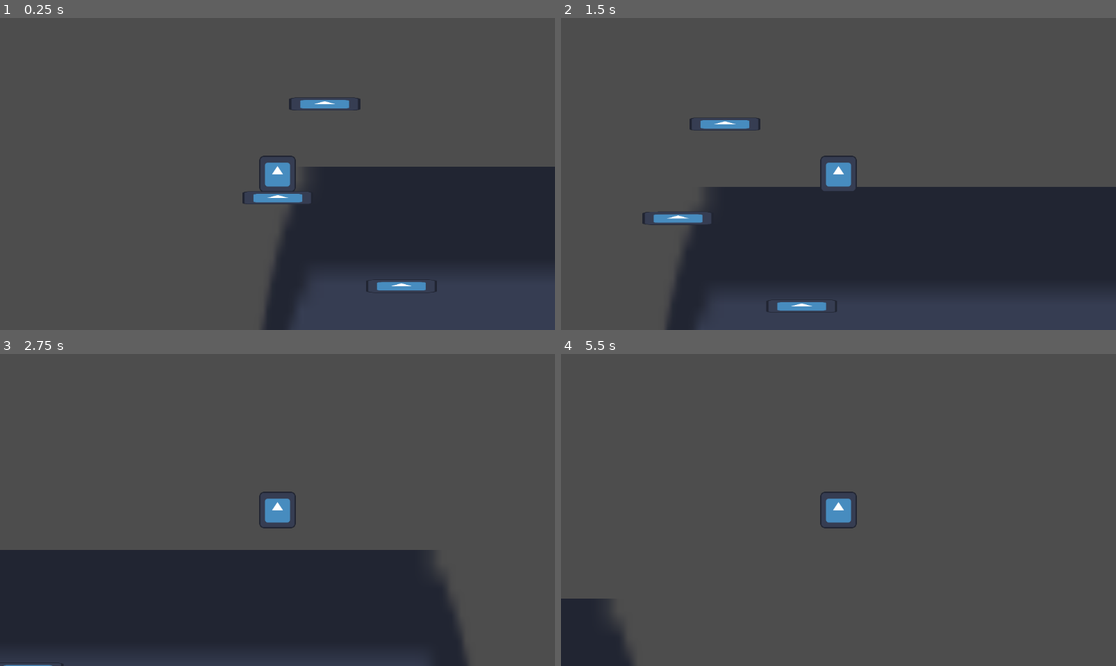
Above: before the commit, frames 1-4 (two rows, left to right).
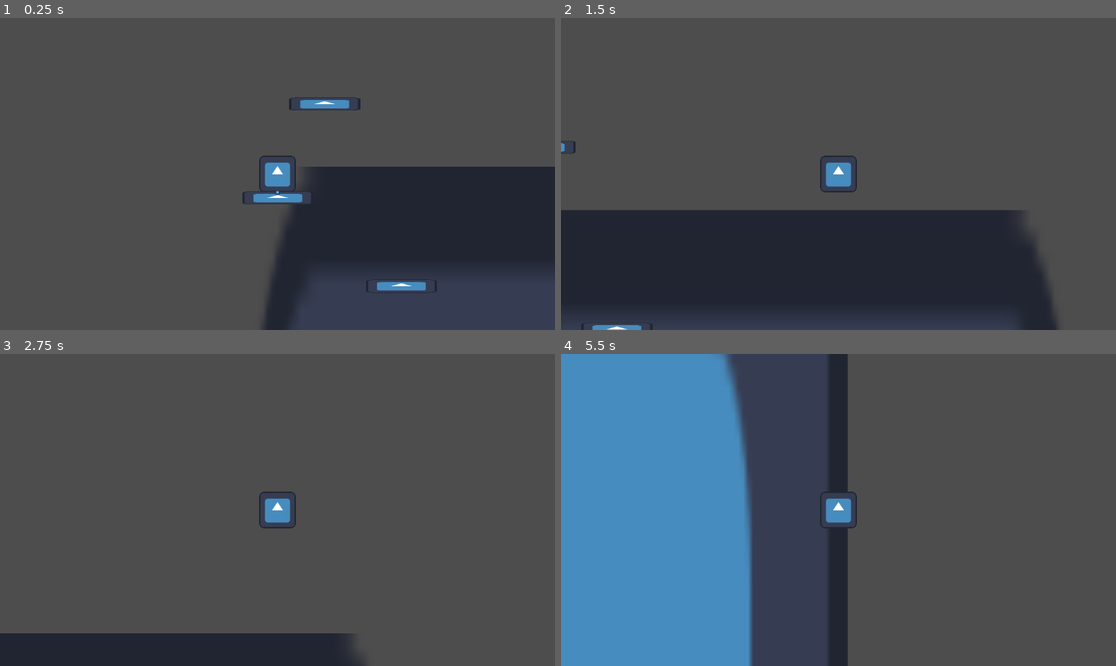
Above: after the commit, the same moments.

Repository: Eagleast/No_platform_the_game
Game: Godot game, scene res://Scenes/jumper_scene.tscn
Same seed, same stepped clock (60 frames per second), same inputs: the game is played once before the commit and once after it. The engine's default icon, where the game draws it, is replaced by a stand-in: a white triangle on a blue panel in a dark square.
Inputs (mouse positions are in pixels of both pictures, inside the frame that each line leads up to):
- Up to frame 1 (0.25 s): no input
- Up to frame 2 (1.5 s): tap Enter at 0.5 s; move the mouse to (960, 158) at 0.52 s; tap Space (jump) at 0.6, 0.77, 1.07, 1.35 s; move the mouse to (727, 189) at 1.27 s
- Up to frame 3 (2.75 s): tap Space (jump) at 1.52, 1.82, 2.1 s; move the mouse to (333, 441) at 2.02 s
- Up to frame 4 (5.5 s): move the mouse to (810, 572) at 2.77 s; tap Space (jump) at 2.85, 3.02, 3.32, 3.6, 3.77, 4.07, 4.35, 4.52, 4.82, 5.1 s; move the mouse to (1005, 556) at 3.52 s; move the mouse to (672, 463) at 4.27 s; move the mouse to (866, 510) at 5.02 s

The runs differ from the first frame. In frame 1, less than 0.1% of the frame differs, in the area x 49-51%, y 55-57%; in frame 2, 20%; in frame 3, 24%; in frame 4, 37%, in the area x 0-52%, y 0-100%.

Commit message:
ca marche pas de ouf
j'ai essayer de rajouter un marker pour commencer a debugger le fait que quand on saute ca va pas totalement dans la bonne direction mais je galere avec. J'ai aussi commencé  a reimplementer le fait que les platform ai un impulse opposé quand je saute.

Diff:
--- /dev/null
+++ b/Scenes/debug_marker.tscn
@@ -0,0 +1,11 @@
+[gd_scene load_steps=3 format=3 uid="uid://cjbn82ei1uxwk"]
+
+[ext_resource type="Script" path="res://Scripts/Marker2D.gd" id="1_bf3pl"]
+[ext_resource type="Texture2D" uid="uid://brtt04gm73rop" path="res://icon.svg" id="2_vgkul"]
+
+[node name="Marker2D" type="Marker2D"]
+script = ExtResource("1_bf3pl")
+
+[node name="Sprite2D" type="Sprite2D" parent="."]
+scale = Vector2(0.125, 0.113281)
+texture = ExtResource("2_vgkul")
--- a/Scenes/jumper_scene.tscn
+++ b/Scenes/jumper_scene.tscn
@@ -1,8 +1,9 @@
-[gd_scene load_steps=4 format=3 uid="uid://poglodaq8dc7"]
+[gd_scene load_steps=5 format=3 uid="uid://poglodaq8dc7"]
 
 [ext_resource type="PackedScene" uid="uid://dvr0nl20r1wci" path="res://Scenes/jumper.tscn" id="1_csb1s"]
 [ext_resource type="Texture2D" uid="uid://brtt04gm73rop" path="res://icon.svg" id="1_jxg68"]
 [ext_resource type="PackedScene" uid="uid://c1j1gype5kvjh" path="res://Scenes/platform_movable.tscn" id="3_nln7u"]
+[ext_resource type="PackedScene" uid="uid://cjbn82ei1uxwk" path="res://Scenes/debug_marker.tscn" id="4_wtgdy"]
 
 [node name="jumper_scene" type="Node2D"]
 
@@ -21,3 +22,5 @@
 
 [node name="sol3" parent="." instance=ExtResource("3_nln7u")]
 position = Vector2(166, -311)
+
+[node name="Marker2D" parent="." instance=ExtResource("4_wtgdy")]
--- /dev/null
+++ b/Scripts/Marker2D.gd
@@ -0,0 +1,13 @@
+extends Marker2D
+
+
+# Called when the node enters the scene tree for the first time.
+func _ready():
+	pass # Replace with function body.
+
+
+# Called every frame. 'delta' is the elapsed time since the previous frame.
+func _process(delta):
+	pass
+func update_pos(pos):
+	position = pos
--- a/Scripts/jumper.gd
+++ b/Scripts/jumper.gd
@@ -8,6 +8,7 @@
 var tr_ci_collider_to_ball = Transform2D()
 var jumping = false
 @onready var timer = $Timer
+@onready var marker_2d = $"../Marker2D"
 
 # Get the gravity from the project settings to be synced with RigidBody nodes.
 var gravity = ProjectSettings.get_setting("physics/2d/default_gravity")
@@ -21,8 +22,8 @@
 	set_use_custom_integrator(false)
 
 func _process(delta):
-
-	if Input.is_action_just_pressed("jump") and is_sticking:
+	update_marker()
+	if Input.is_action_just_pressed("jump"):
 		print("jump")
 
 		is_sticking = false
@@ -30,8 +31,7 @@
 		jump()
 
 func _integrate_forces(body_state):
-	# Handle jump.
-	print(body_state.get_contact_count())
+	update_marker()
 	if is_sticking == false && body_state.get_contact_count() == 1 and not jumping:
 		is_sticking = true
 		# Ignore Godot physics once the ball sticks
@@ -52,16 +52,36 @@
 
 		global_transform = body_on_which_sticked.get_global_transform() * tr_ci_collider_to_ball
 
+func pushing_platforms(jump_force):
+	var colliding_bodys = get_colliding_bodies()
+	var colliding_platforms = []
+
+	for i in range(len(colliding_bodys)):
+		if colliding_bodys[i].is_in_group("platform"):
+			colliding_platforms.append(colliding_bodys[i])
+	for j in range(len(colliding_platforms)):
+		colliding_platforms[j].impulse(position, jump_force, mass)
+		print("impulse sent")
+
 func jump():
 	var screen_size = get_window().size
 	var mouse_pos = get_viewport().get_mouse_position()
 	var jump_direction = mouse_pos - Vector2(screen_size /2)
 	var true_jump_dir = - jump_direction.normalized()
 	var jump_force = true_jump_dir * JUMP_VELOCITY
+
 	jumping = true
 	timer.start()
 	apply_central_impulse(jump_force)
 
+func update_marker():
+	var screen_size = get_window().size
+	var mouse_pos = get_viewport().get_mouse_position()
+	var jump_direction = mouse_pos - Vector2(screen_size /2)
+	var true_jump_dir = - jump_direction.normalized()
+	var jump_force = true_jump_dir * JUMP_VELOCITY
+	marker_2d.update_pos(jump_force)
+
 func _on_timer_timeout():
 	jumping = false
 	pass # Replace with function body.
--- a/Scripts/platform_movable.gd
+++ b/Scripts/platform_movable.gd
@@ -3,4 +3,4 @@
 var scaling = 0.3
 
 func impulse(mass_pos, jump_dir,mass_player):
-	apply_impulse((Vector2(0, jump_dir*-scaling)),mass_pos-position)
+	apply_impulse(jump_dir*-scaling,mass_pos-position)
